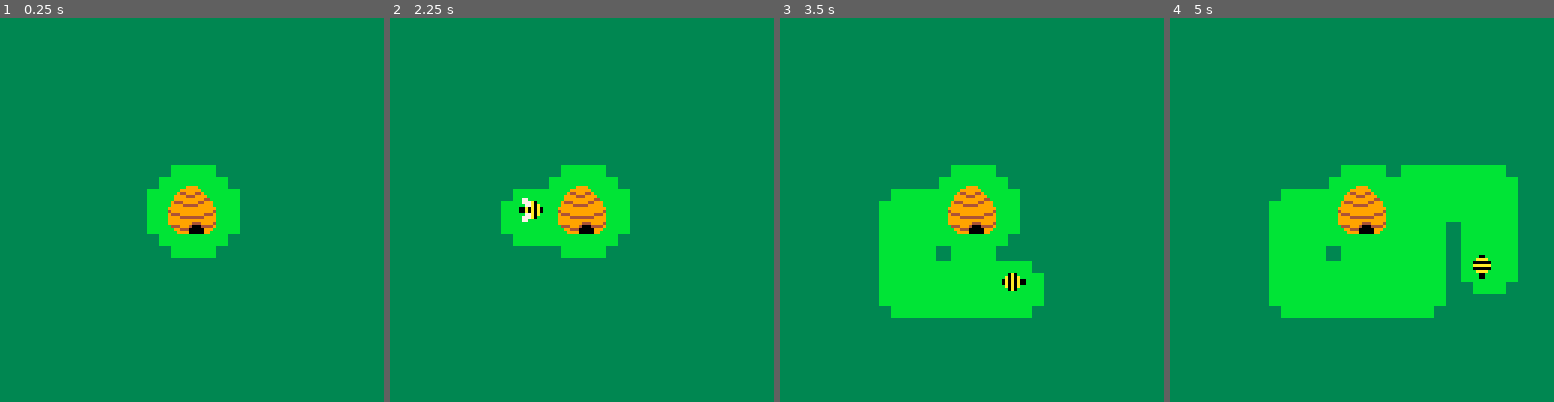
Above: before the commit, frames 1-4 (left to right).
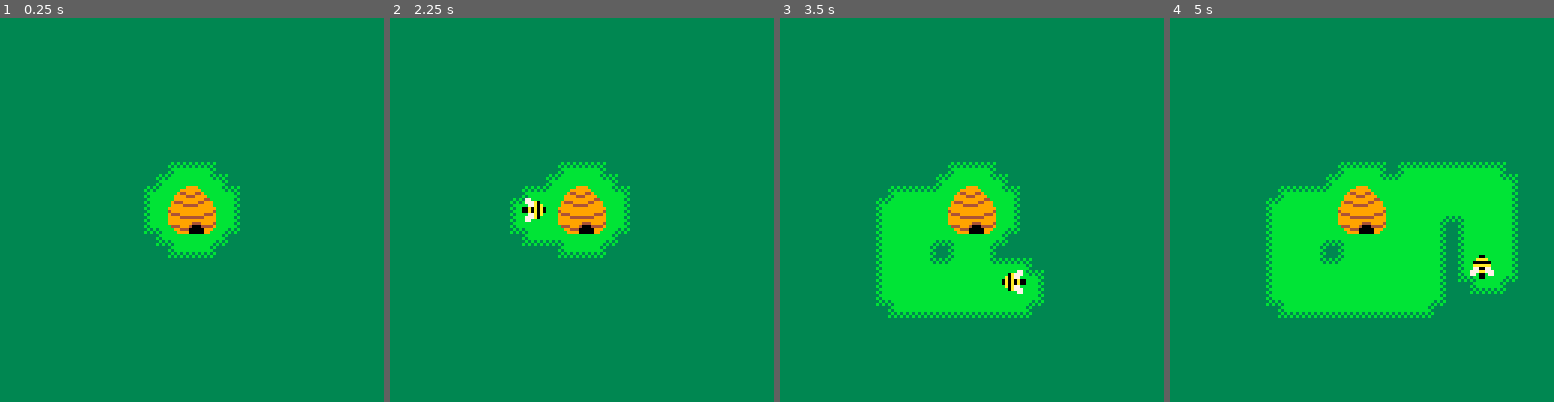
Above: after the commit, the same moments.

Repository: sealgair/bees
Game: PICO-8 cartridge game.p8
Same seed, same stepped clock (60 frames per second), same inputs: the game is played once before the commit and once after it.
Inputs:
- Up to frame 1 (0.25 s): no input
- Up to frame 2 (2.25 s): tap O (Z key) at 0.33, 0.7, 1.43, 2.22 s; tap X (X key) at 1.07, 2.07 s; hold Left from 1.97 s (still down)
- Up to frame 3 (3.5 s): release Left at 2.37 s; tap X (X key) every 0.33 s from 2.4 to 3.4 s; hold Down 2.42-2.82 s; hold Right from 2.87 s (still down); tap O (Z key) at 3.1 s
- Up to frame 4 (5 s): release Right at 3.53 s; hold Up 3.58-4.08 s; tap X (X key) every 0.33 s from 3.73 to 4.73 s; tap O (Z key) at 3.98, 4.87 s; hold Right 4.13-4.53 s; hold Down from 4.58 s (still down)

The runs differ from the first frame. In frame 1, 0.7% of the frame differs, in the area x 37-63%, y 37-63%; in frame 2, 1.3%; in frame 3, 1.6%; in frame 4, 2.1%, in the area x 25-91%, y 37-79%.

Commit message:
prettier fog

Diff:
--- a/game.p8
+++ b/game.p8
@@ -112,7 +112,7 @@
  -- draw fog
  for x, row in pairs(fog) do
   for y, val in pairs(row) do
-   if (val) rectfill(x*4,y*4,x*4+4,y*4+4, 3)
+   if (val) spr(63, x*4-2, y*4-2)
   end
  end
 end
@@ -154,14 +154,14 @@
 00000000000000000000000000000000000000000000000000000000000000000000000000000000000000000000000000000000000000000000000000000000
 00000000000000000000000000000000000000000000000000000000000000000000000000000000000000000000000000000000000000000000000000000000
 00000000000000000000000000000000000000000000000000000000000000000000000000000000000000000000000000000000000000000000000000000000
-00000000000000000000000000000000000000000000000000000000000000000000000000000000000000000000000000000000000000000000000000000000
-00000000000000000000000000000000000000000000000000000000000000000000000000000000000000000000000000000000000000000000000000000000
-00000000000000000000000000000000000000000000000000000000000000000000000000000000000000000000000000000000000000000000000000000000
-00000000000000000000000000000000000000000000000000000000000000000000000000000000000000000000000000000000000000000000000000000000
-00000000000000000000000000000000000000000000000000000000000000000000000000000000000000000000000000000000000000000000000000000000
-00000000000000000000000000000000000000000000000000000000000000000000000000000000000000000000000000000000000000000000000000000000
-00000000000000000000000000000000000000000000000000000000000000000000000000000000000000000000000000000000000000000000000000000000
-00000000000000000000000000000000000000000000000000000000000000000000000000000000000000000000000000000000000000000000000000000000
+00000000000000000000000000000000000000000000000000000000000000000000000000000000000000000000000000000000000000000000000000303030
+00000000000000000000000000000000000000000000000000000000000000000000000000000000000000000000000000000000000000000000000003030303
+00000000000000000000000000000000000000000000000000000000000000000000000000000000000000000000000000000000000000000000000030333330
+00000000000000000000000000000000000000000000000000000000000000000000000000000000000000000000000000000000000000000000000003333303
+00000000000000000000000000000000000000000000000000000000000000000000000000000000000000000000000000000000000000000000000030333330
+00000000000000000000000000000000000000000000000000000000000000000000000000000000000000000000000000000000000000000000000003333303
+00000000000000000000000000000000000000000000000000000000000000000000000000000000000000000000000000000000000000000000000030303030
+00000000000000000000000000000000000000000000000000000000000000000000000000000000000000000000000000000000000000000000000003030300
 00000000000000000000000000000000000000000000000000000000000000000000000000000000000000000000000000000000000000000000000000000000
 00000000000000000000000000000000000000000000000000000000000000000000000000000000000000000000000000000000000000000000000000000000
 00000000000000000000000000000000000000000000000000000000000000000000000000000000000000000000000000000000000000000000000000000000
